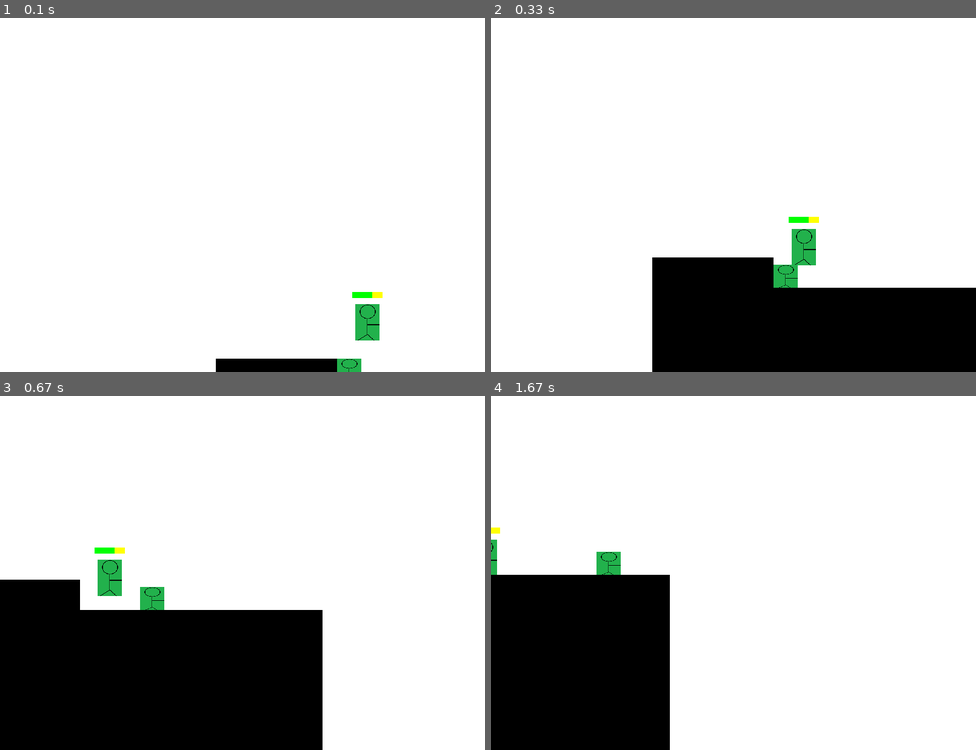
Above: before the commit, frames 1-4 (two rows, left to right).
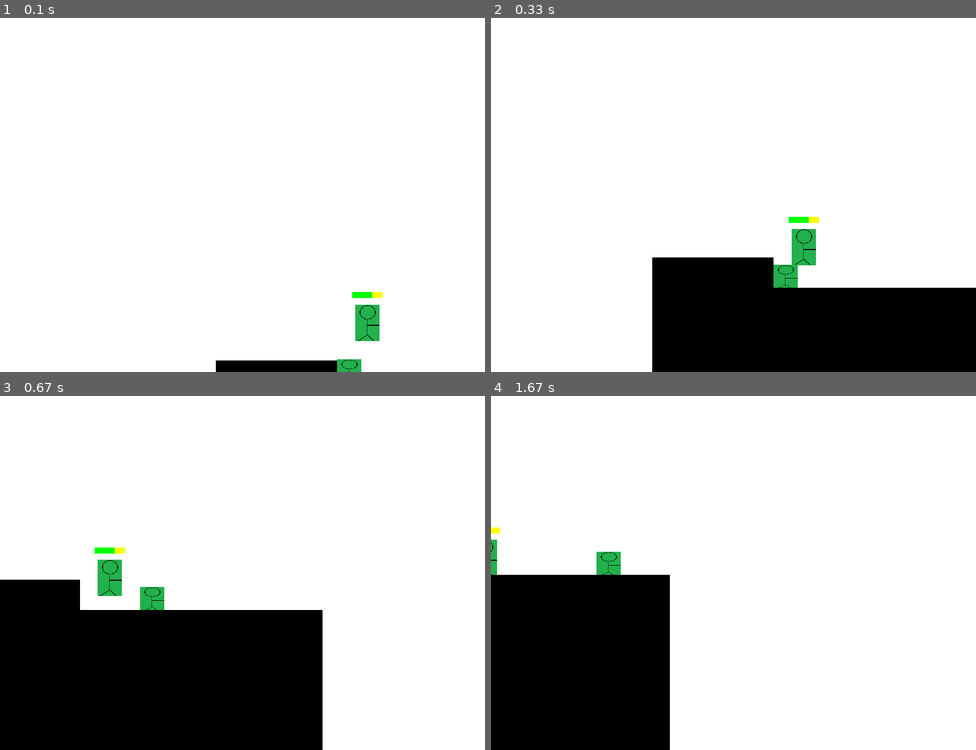
Above: after the commit, the same moments.

Repository: salfk23/2drpg_pygame
Game: pygame game, started from main.py
Same seed, same stepped clock (60 frames per second), same inputs: the game is played once before the commit and once after it.
Inputs:
- Up to frame 1 (0.1 s): no input
- Up to frame 2 (0.33 s): no input
- Up to frame 3 (0.67 s): hold D from 0.33 s (still down)
- Up to frame 4 (1.67 s): release D at 0.8 s; hold W 0.83-1.13 s; tap J at 0.9, 1.23, 1.53 s; tap I at 0.98 s; hold D 1.17-1.63 s

The runs differ from the first frame. In frame 1, 0.2% of the frame differs, in the area x 44-79%, y 80-100%; in frame 2, nothing differs; in frame 3, nothing differs; in frame 4, nothing differs.

Commit message:
Fixed Character death bug on EntityManager, and added death sound.

Diff:
--- a/game_engine/engine.py
+++ b/game_engine/engine.py
@@ -34,6 +34,7 @@
             for entity in self.entity_manager.get_all():
                 entity.update()
             self.renderer.draw()
+            self.entity_manager.commit()
             clock.tick(GAME_FPS)
 
 
--- a/game_engine/entities/entity.py
+++ b/game_engine/entities/entity.py
@@ -188,13 +188,11 @@
         """
         self._entities: dict[int, Entity] = {}
         self._remove_list: list[Entity] = []
+        self._add_list: list[Entity] = []
         self.config = Config.instance()
         self.focused_entity:Entity = None
     @property
     def entities(self):
-        for entity in self._remove_list:
-            del self._entities[id(entity)]
-        self._remove_list = []
         return self._entities
 
     @property
@@ -203,6 +201,14 @@
             return pygame.Vector2(self.focused_entity.rect.center)
         return pygame.Vector2(self.config.screen_dimension)//2
 
+
+    def commit(self):
+        for entity in self._remove_list:
+            del self._entities[id(entity)]
+        self._remove_list.clear()
+        for entity in self._add_list:
+            self._entities[id(entity)] = entity
+        self._add_list.clear()
 
     def get_on_screen(self):
         """Return a list of entities that are on screen.
@@ -230,7 +236,7 @@
         return values
 
     def add(self, item: Entity):
-        self.entities[id(item)] = item
+        self._add_list.append(item)
         for linked in item.linked:
             self.add(linked)
 
--- a/game_engine/helpers.py
+++ b/game_engine/helpers.py
@@ -155,3 +155,15 @@
     if colorkey is not None:
         surface.set_colorkey(colorkey)
     return surface
+
+def load_sound(path: str):
+    """Load a sound from a path.
+
+    Args:
+        path (str): The path to the sound.
+
+    Returns:
+        pygame.mixer.Sound: The loaded sound.
+    """
+    pygame.mixer.init()
+    return pygame.mixer.Sound(path)
--- a/main.py
+++ b/main.py
@@ -9,6 +9,7 @@
 import game_engine.helpers as helpers
 
 player_image = helpers.load_image("assets\player.png")
+death_sound = helpers.load_sound("assets\death.ogg")
 
 class MovableBox(Character, ColoredEntity):
     def __init__(self, position: pygame.Vector2, size: Size2D, speed: int, jump_power: int):
@@ -54,7 +55,16 @@
         if right:
             self.color = Colors.YELLOW
         self.position = new_position
+        if self.position.y > 5000:
+            self.die()
 
+    def die(self):
+            center = self.rect.center
+            ExplosionParticle.create_particles(pygame.Vector2(center), 35, Colors.RED, (2, 10), (0.1, 3))
+            ExplosionParticle.create_particles(pygame.Vector2(center), 35, Colors.YELLOW, (2, 10), (0.1, 3))
+            ExplosionParticle.create_particles(pygame.Vector2(center), 35, Colors.GREEN, (2, 10), (0.1, 3))
+            death_sound.play()
+            self.remove = True
 
 class MovableBox2(Enemy, ColoredEntity):
     def __init__(self, position: pygame.Vector2, size: Size2D, speed: int, jump_power: int):
Not shown, added: assets/death.ogg
